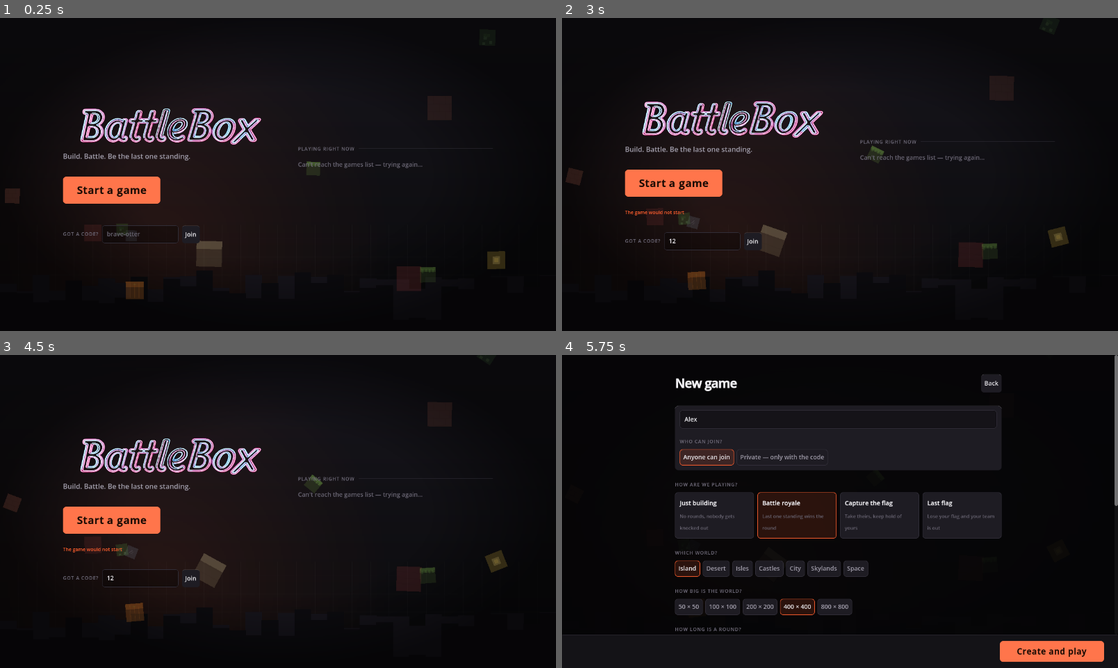
Above: before the commit, frames 1-4 (two rows, left to right).
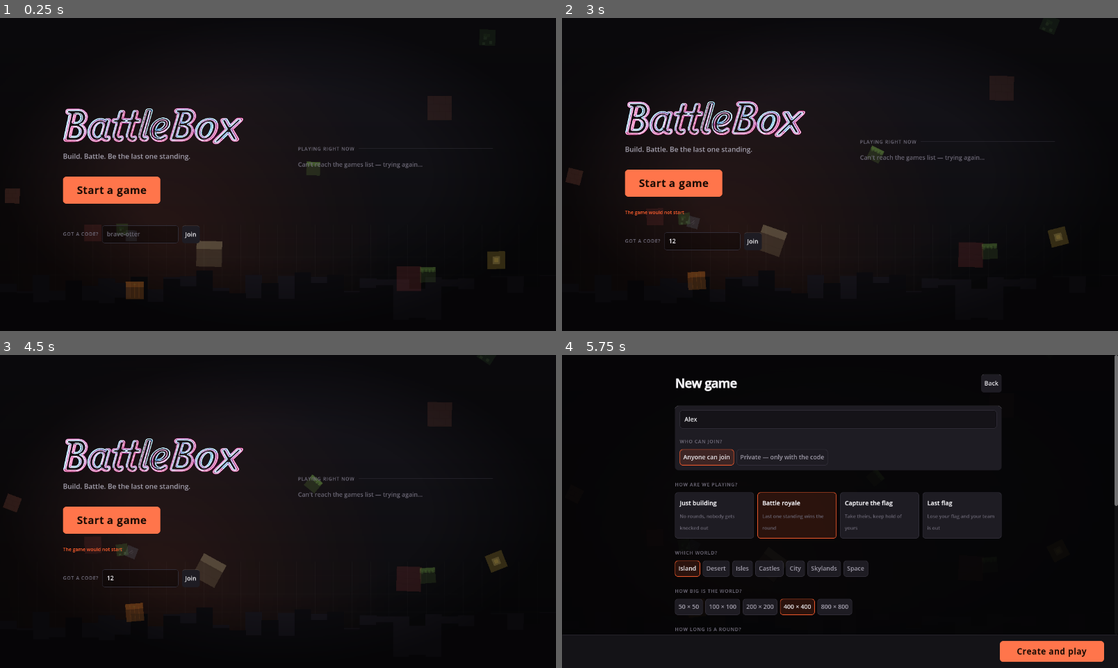
Above: after the commit, the same moments.

Repository: ianbelcher/battlebox.games
Game: Godot game, scene res://main.tscn
Same seed, same stepped clock (60 frames per second), same inputs: the game is played once before the commit and once after it.
Inputs (mouse positions are in pixels of both pictures, inside the frame that each line leads up to):
- Up to frame 1 (0.25 s): no input
- Up to frame 2 (3 s): click (701, 233) at 0.52 s; type "12" at 0.6 s; click "Start a game" at 1.25 s; click (840, 83) at 2.02 s; type "Alex" at 2.1 s; click "Create and play" at 2.75 s
- Up to frame 3 (4.5 s): click "Start a game" at 3.5 s; click "Create and play" at 4.25 s
- Up to frame 4 (5.75 s): click "Start a game" at 5 s

The runs differ from the first frame. In frame 1, 2.5% of the frame differs, in the area x 11-47%, y 28-41%; in frame 2, 2.5%; in frame 3, 2.5%; in frame 4, nothing differs.

Commit message:
A wordmark that sits against the left edge instead of floating

Diff:
--- a/game/src/neon_wordmark.gd
+++ b/game/src/neon_wordmark.gd
@@ -34,7 +34,8 @@
 func _init() -> void:
 	texture = load(ART)
 	expand_mode = TextureRect.EXPAND_IGNORE_SIZE
-	stretch_mode = TextureRect.STRETCH_KEEP_ASPECT_CENTERED
+	stretch_mode = TextureRect.STRETCH_KEEP_ASPECT
+	size_flags_horizontal = Control.SIZE_SHRINK_BEGIN
 	mouse_filter = Control.MOUSE_FILTER_IGNORE
 
 ## `menu_scale` is the scale every other control on the screen is built
@@ -45,4 +46,5 @@
 	if texture != null and texture.get_width() > 0:
 		ratio = float(texture.get_height()) / float(texture.get_width())
 	custom_minimum_size = Vector2(wide, wide * ratio)
+	size_flags_horizontal = Control.SIZE_SHRINK_BEGIN
 	return self
